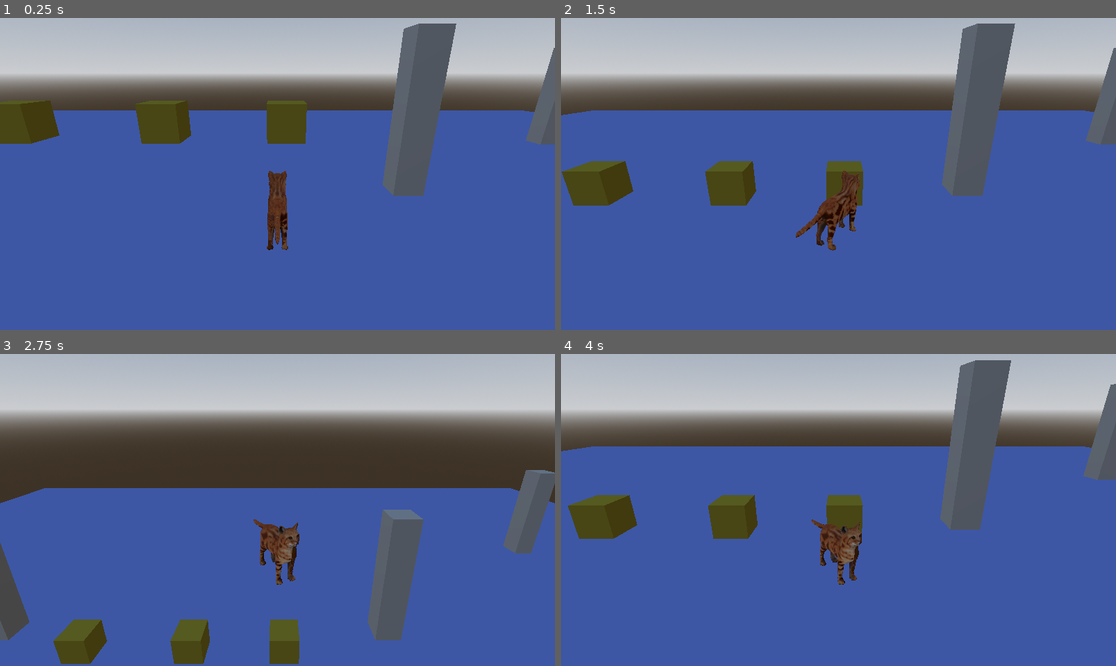
Above: before the commit, frames 1-4 (two rows, left to right).
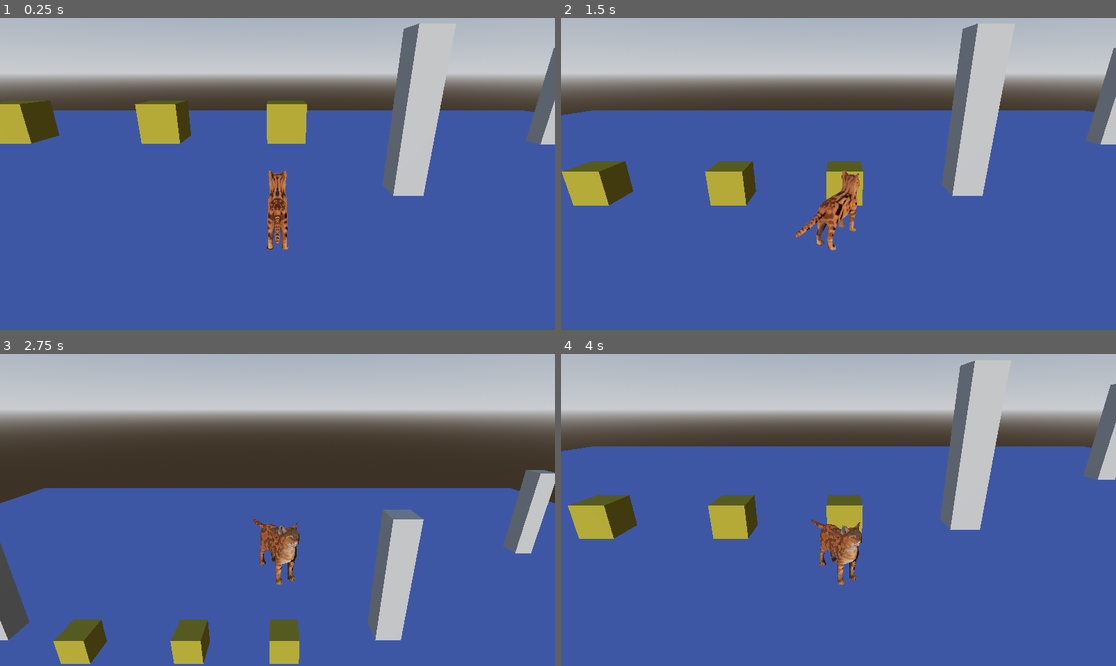
Above: after the commit, the same moments.

Repository: otsuki1153/Game-Jam-Base
Game: Godot game, scene res://Level Scenes/main.tscn
Two runs of this game, one before a commit and one after it. Both use one fixed random seed, a clock stepped at 60 frames per second and the inputs below.
Inputs (mouse positions are in pixels of both pictures, inside the frame that each line leads up to):
- Up to frame 1 (0.25 s): no input
- Up to frame 2 (1.5 s): move the mouse to (866, 174) at 0.52 s; tap A (A) at 0.6 s; tap D (D) at 0.8, 1.35 s; tap Enter at 1.25 s; move the mouse to (810, 174) at 1.27 s
- Up to frame 3 (2.75 s): tap S (S) at 1.55, 2.1 s; tap Space (Espaco) at 2 s; move the mouse to (288, 503) at 2.02 s; tap A (A) at 2.3 s
- Up to frame 4 (4 s): move the mouse to (832, 516) at 2.77 s; tap A (A) at 2.85 s; tap D (D) at 3.05, 3.6 s; move the mouse to (877, 513) at 3.52 s; tap S (S) at 3.8 s

The runs differ from the first frame. In frame 1, 6.5% of the frame differs, in the area x 0-100%, y 1-75%; in frame 2, 6.2%; in frame 3, 4.5%; in frame 4, 5.9%.

Commit message:
fix lighting

Diff:
--- a/treino-de-2.5-3d/Level Scenes/main.tscn
+++ b/treino-de-2.5-3d/Level Scenes/main.tscn
@@ -21,13 +21,15 @@
 [node name="WorldEnvironment" type="WorldEnvironment" parent="." unique_id=1281177269]
 environment = SubResource("Environment_cyfsr")
 
-[node name="Player" parent="." unique_id=249294880 node_paths=PackedStringArray("enemy") instance=ExtResource("1_8pmea")]
+[node name="DirectionalLight3D" type="DirectionalLight3D" parent="." unique_id=822520229]
+transform = Transform3D(1, 0, 0, 0, 1, 0, 0, 0, 1, 0, 6.301307, 4.625786)
+
+[node name="Player" parent="." unique_id=249294880 instance=ExtResource("1_8pmea")]
 transform = Transform3D(1, 0, 0, 0, 1, 0, 0, 0, 1, 0, 1.194841, 0)
 collision_mask = 5
 up_direction = Vector3(0, 0, 1)
 SPEED = 50.0
 friction = 15.0
-enemy = NodePath("../CharacterBody3D")
 
 [node name="Cam_pivot" type="Node3D" parent="Player" unique_id=1873895302]
 transform = Transform3D(1, 0, 0, 0, 0.9659258, 0.25881904, 0, -0.25881904, 0.9659258, 0, 1, 0)
